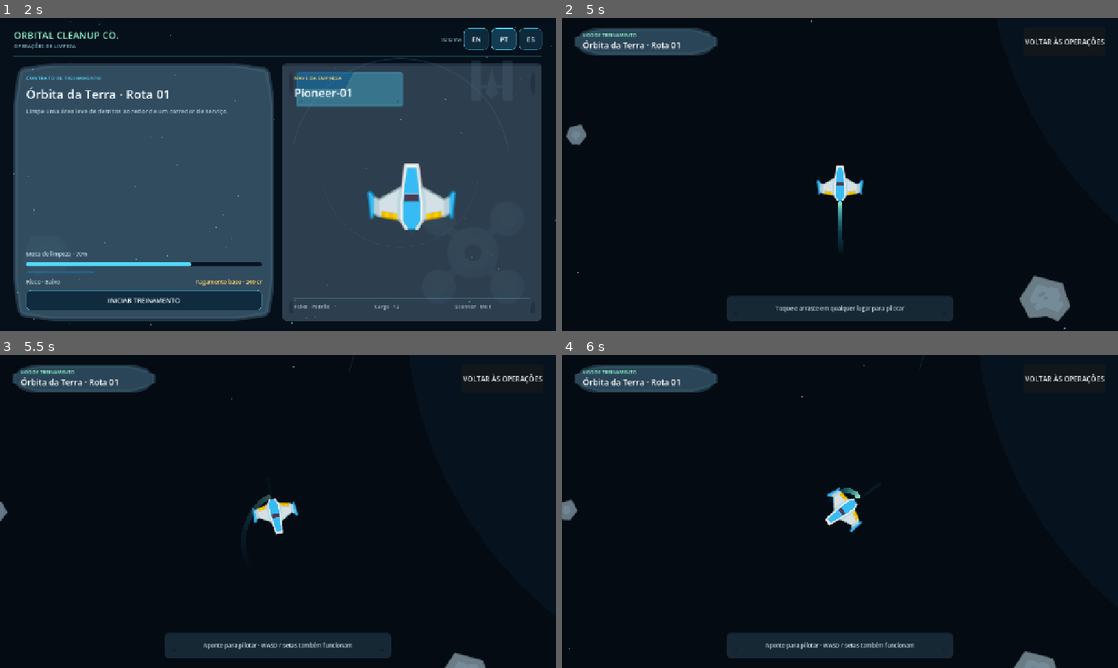
Above: before the commit, frames 1-4 (two rows, left to right).
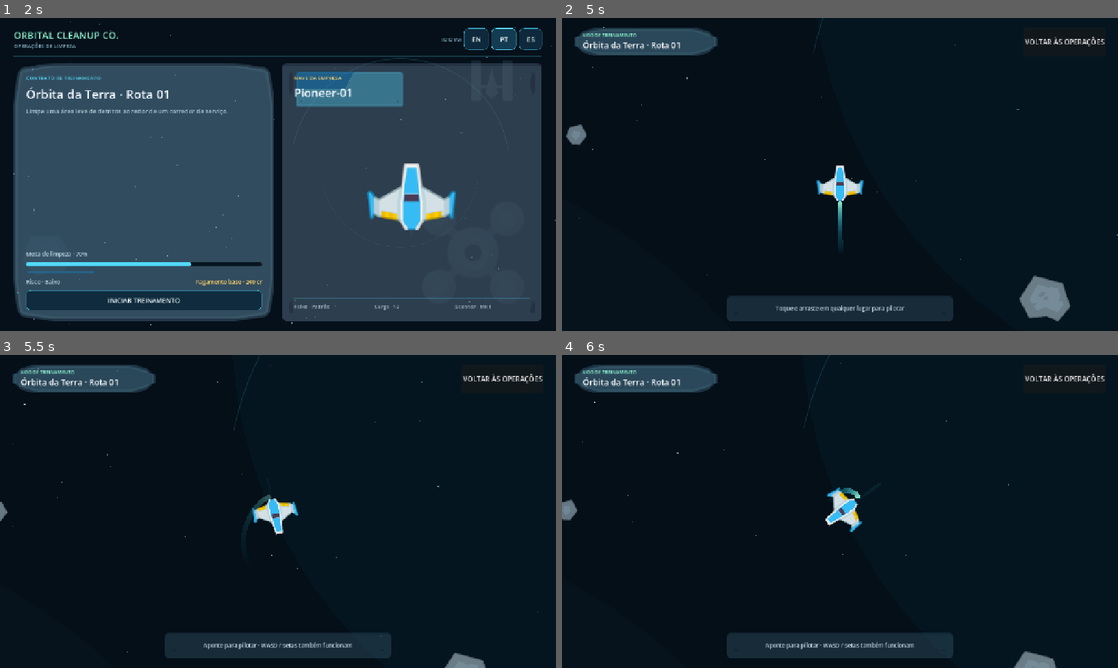
Above: after the commit, the same moments.

Repository: EwertonMendes/Orbital-Cleanup-Co.
Game: Godot game, scene res://src/core/app/app_root.tscn
The game is run twice, just before and just after one commit, with the same random seed, the same clock (stepped at 60 frames per second) and the same inputs.
Inputs (mouse positions are in pixels of both pictures, inside the frame that each line leads up to):
- Up to frame 1 (2 s): click "EN" at 0.5 s; click "PT" at 1.25 s
- Up to frame 2 (5 s): click "INICIAR TREINAMENTO" at 2 s; click "VOLTAR ÀS OPERAÇÕES" at 2.75 s; click "INICIAR TREINAMENTO" at 3.5 s; tap Enter at 4.25 s; move the mouse to (812, 237) at 4.27 s; hold W (occ_move_up) from 4.28 s (still down); click (812, 237) at 4.42 s
- Up to frame 3 (5.5 s): release W (occ_move_up) at 5 s; drag from (444, 558) to (250, 574) at 5.02 s
- Up to frame 4 (6 s): move the mouse to (673, 464) at 5.77 s; hold A (occ_move_left) from 5.78 s (still down)

Frame 1 is identical in both runs. In frame 2, less than 0.1% of the frame differs, in the area x 2-100%, y 0-100%; in frame 3, less than 0.1%, in the area x 2-97%, y 0-96%; in frame 4, less than 0.1%.

Commit message:
polish: enrich training space ambience

Diff:
--- a/src/game/sector/training_space.gd
+++ b/src/game/sector/training_space.gd
@@ -1,8 +1,9 @@
 extends Node2D
 class_name TrainingSpace
 
-const FIELD_EXTENT := 4800.0
-const STAR_COUNT := 240
+const BACKGROUND_EXTENT := 6200.0
+const STAR_EXTENT := 3200.0
+const STAR_COUNT := 920
 
 var _stars: Array[Dictionary] = []
 
@@ -10,32 +11,34 @@
 	var rng := RandomNumberGenerator.new()
 	rng.seed = 31051999
 	for index in range(STAR_COUNT):
+		var bright := rng.randf() > 0.82
 		_stars.append({
 			"position": Vector2(
-				rng.randf_range(-FIELD_EXTENT, FIELD_EXTENT),
-				rng.randf_range(-FIELD_EXTENT, FIELD_EXTENT)
+				rng.randf_range(-STAR_EXTENT, STAR_EXTENT),
+				rng.randf_range(-STAR_EXTENT, STAR_EXTENT)
 			),
-			"radius": rng.randf_range(0.7, 2.2),
-			"alpha": rng.randf_range(0.18, 0.74),
+			"radius": rng.randf_range(0.55, 1.45) if not bright else rng.randf_range(1.35, 2.35),
+			"alpha": rng.randf_range(0.12, 0.42) if not bright else rng.randf_range(0.48, 0.82),
+			"warm": bright and rng.randf() > 0.82,
 		})
 	queue_redraw()
 
 func _draw() -> void:
 	draw_rect(
-		Rect2(-FIELD_EXTENT, -FIELD_EXTENT, FIELD_EXTENT * 2.0, FIELD_EXTENT * 2.0),
+		Rect2(-BACKGROUND_EXTENT, -BACKGROUND_EXTENT, BACKGROUND_EXTENT * 2.0, BACKGROUND_EXTENT * 2.0),
 		Color("#040b13")
 	)
 
-	draw_circle(Vector2(1250, -740), 920.0, Color(0.06, 0.23, 0.32, 0.16))
-	draw_circle(Vector2(-1550, 980), 1180.0, Color(0.10, 0.22, 0.28, 0.10))
-	draw_circle(Vector2(220, 1850), 780.0, Color(0.08, 0.32, 0.29, 0.08))
+	# Large translucent volumes create depth without expensive full-screen shaders.
+	draw_circle(Vector2(0, 80), 1650.0, Color(0.025, 0.12, 0.18, 0.20))
+	draw_circle(Vector2(980, -690), 1050.0, Color(0.03, 0.28, 0.34, 0.12))
+	draw_circle(Vector2(-1180, 980), 1220.0, Color(0.08, 0.24, 0.30, 0.10))
+	draw_circle(Vector2(260, 1940), 880.0, Color(0.08, 0.34, 0.28, 0.07))
 
 	for star in _stars:
-		draw_circle(
-			star["position"],
-			float(star["radius"]),
-			Color(0.66, 0.90, 1.0, float(star["alpha"]))
-		)
+		var star_color := Color(1.0, 0.86, 0.55, float(star["alpha"])) if bool(star["warm"]) else Color(0.66, 0.90, 1.0, float(star["alpha"]))
+		draw_circle(star["position"], float(star["radius"]), star_color)
 
-	draw_arc(Vector2(820, -420), 640.0, deg_to_rad(195.0), deg_to_rad(338.0), 80, Color(0.25, 0.73, 0.86, 0.12), 2.0, true)
-	draw_arc(Vector2(-980, 540), 460.0, deg_to_rad(12.0), deg_to_rad(178.0), 72, Color(0.56, 0.95, 0.81, 0.08), 1.5, true)
+	draw_arc(Vector2(640, -300), 720.0, deg_to_rad(192.0), deg_to_rad(342.0), 96, Color(0.25, 0.73, 0.86, 0.16), 2.0, true)
+	draw_arc(Vector2(-760, 520), 510.0, deg_to_rad(8.0), deg_to_rad(176.0), 84, Color(0.56, 0.95, 0.81, 0.10), 1.5, true)
+	draw_arc(Vector2(100, 120), 1080.0, deg_to_rad(225.0), deg_to_rad(292.0), 72, Color(0.32, 0.64, 0.78, 0.07), 1.0, true)
